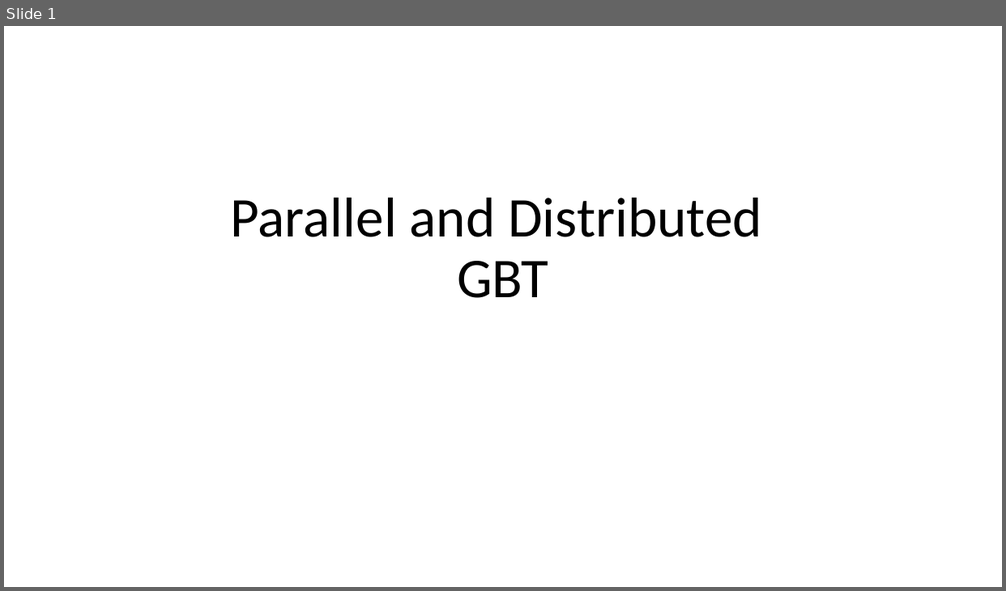
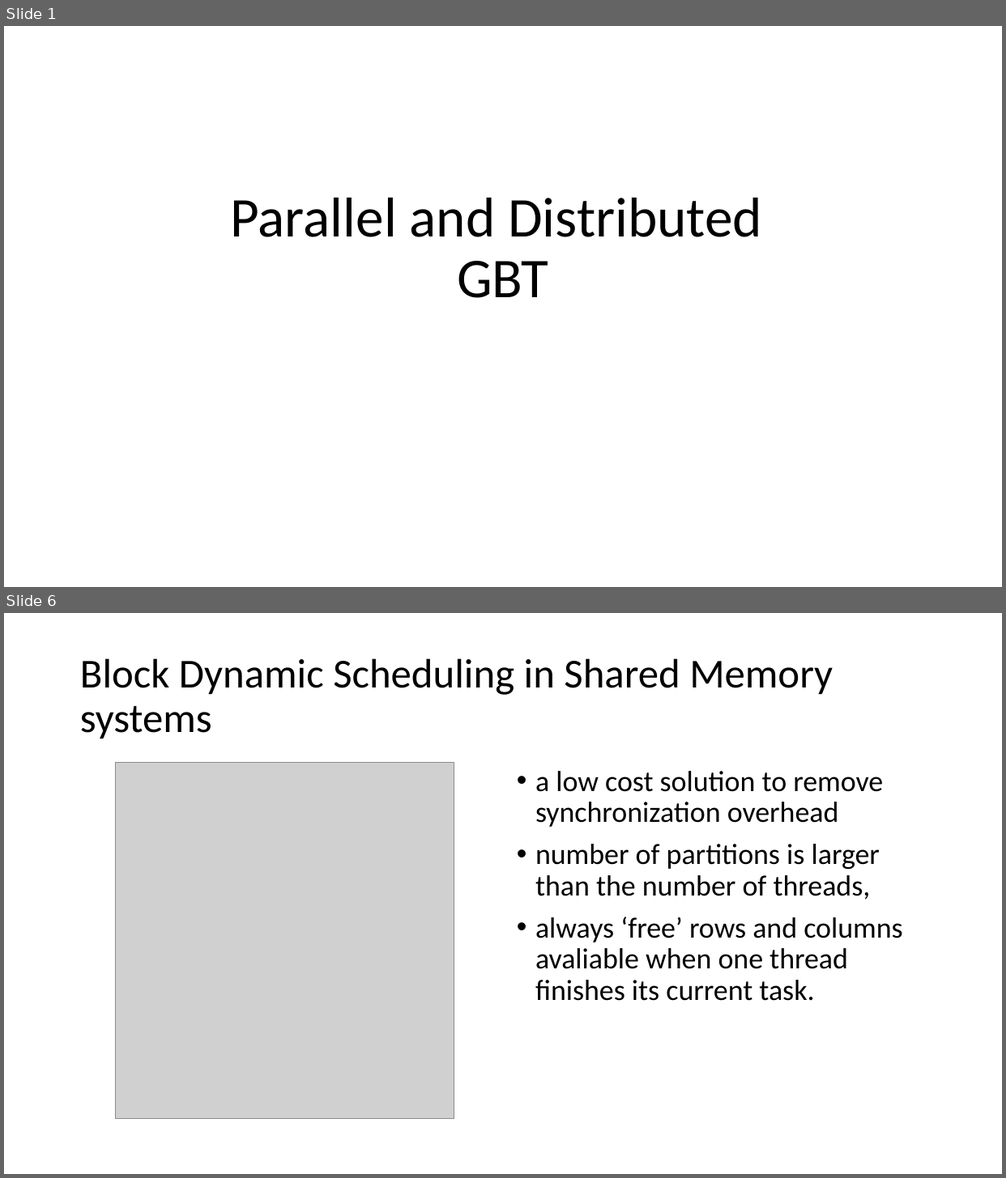
Before and after one commit to DSC-SPIDAL/harp, a slide deck: doc/meeting/0905-ModelRotation/Design of Parallel.pptx. Shown one above the other, each under a label of ours: slide 1 before the commit, slides 1 and 6 after it; the slides between them are not shown. The pictures are 1006x591 and 1006x1178 pixels, drawn with LibreOffice and Linux fonts; fonts in the diff are those of the drawing; grey boxes stand for pictures. Boxes give left, top, right and bottom in pixels: in the first picture for what was removed or moved away, otherwise in the second. Text is boxed around its words. In the diff, an @@ line names an element or a change of style, - is before the commit and + after.

```diff
--- a/doc/meeting/0905-ModelRotation/Design of Parallel.pptx
+++ b/doc/meeting/0905-ModelRotation/Design of Parallel.pptx
@@ slide 6 added at [4, 613, 1002, 1174], background #FFFFFF @@
@@ title added at [80, 658, 833, 739], 39.6 pt, text #000000 @@
+Block Dynamic Scheduling in Shared Memory systems
@@ picture added at [115, 763, 454, 1119] @@
@@ text added at [535, 771, 902, 1001], 28 pt, text #000000 @@
+• a low cost solution to remove synchronization overhead
+• number of partitions is larger than the number of threads,
+• always ‘free’ rows and columns avaliable when one thread finishes its current task.
```
Also in this commit, not shown: 1 slide changed, 4 other slides added, 1 slide removed, 1 other file.
